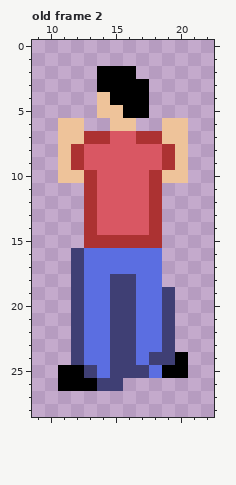
Two versions of one pixel-art file, climberV3.aseprite. Above, as it was before the edit.
32x32 pixels, 2 frames. Shown: old frame 2: x 9..22, y 0..28. The commit also changed other frames, which this record leaves out.
Now the later version:
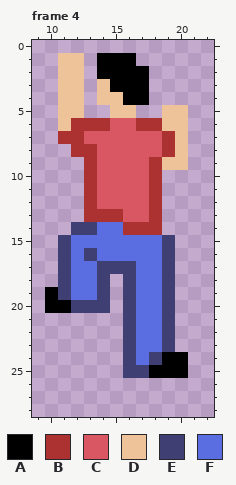
Palette (. is transparent): A #000000  B #ac3232  C #d95763  D #eec39a  E #3f3f74  F #5b6ee1
A new or re-ordered frame is compared with the old frame closest to it.
Difference:
frames 2 -> 4
Frame 4 is new; against old frame 2:
y 1: x 11..12 .. -> DD; x 14..16 ... -> AAA
y 2: x 11..12 .. -> DD; x 17 . -> A
y 3: x 11..12 .. -> DD; x 14 A -> D
y 4: x 11..12 .. -> DD; x 15 A -> D
y 5: x 11..12 .. -> DD; x 14 D -> .; x 16..17 AA -> D.; x 19..20 .. -> DD
y 6: x 12..18 D..DD.. -> BBBCCBB
y 7: x 11..14 DDBB -> BBCC; x 17..19 BBD -> CCB
y 8: x 11 D -> .; x 13 C -> B
y 9: x 11..13 DBC -> ..B; x 18..19 CB -> BD
y 10: x 11..12 DD -> ..; x 19..20 DD -> ..
y 13: x 14..15 CC -> BB
y 14: x 12..17 .BCCCC -> EEFFBB
y 15: x 11..19 ..BBBBBB. -> EFFFFFFFE
y 16: x 11..13 .EF -> EFE; x 19 . -> E
y 17: x 11..12 .E -> EF; x 14..16 FFF -> EEE; x 19 . -> E
y 18: x 11..12 .E -> EF; x 14..15 FE -> E.; x 19 . -> E
y 19: x 10..12 ..E -> AEF; x 14..15 FE -> E.
y 20: x 10..11 .. -> AA; x 13..15 FFE -> EE.
y 21..23: x 12..15 EFFE -> ....
y 24: x 12..15 EFFE -> ....; x 19 E -> A
y 25: x 11..15 AAEFE -> .....; x 18 F -> A
y 26: x 11..15 AAAEE -> .....
